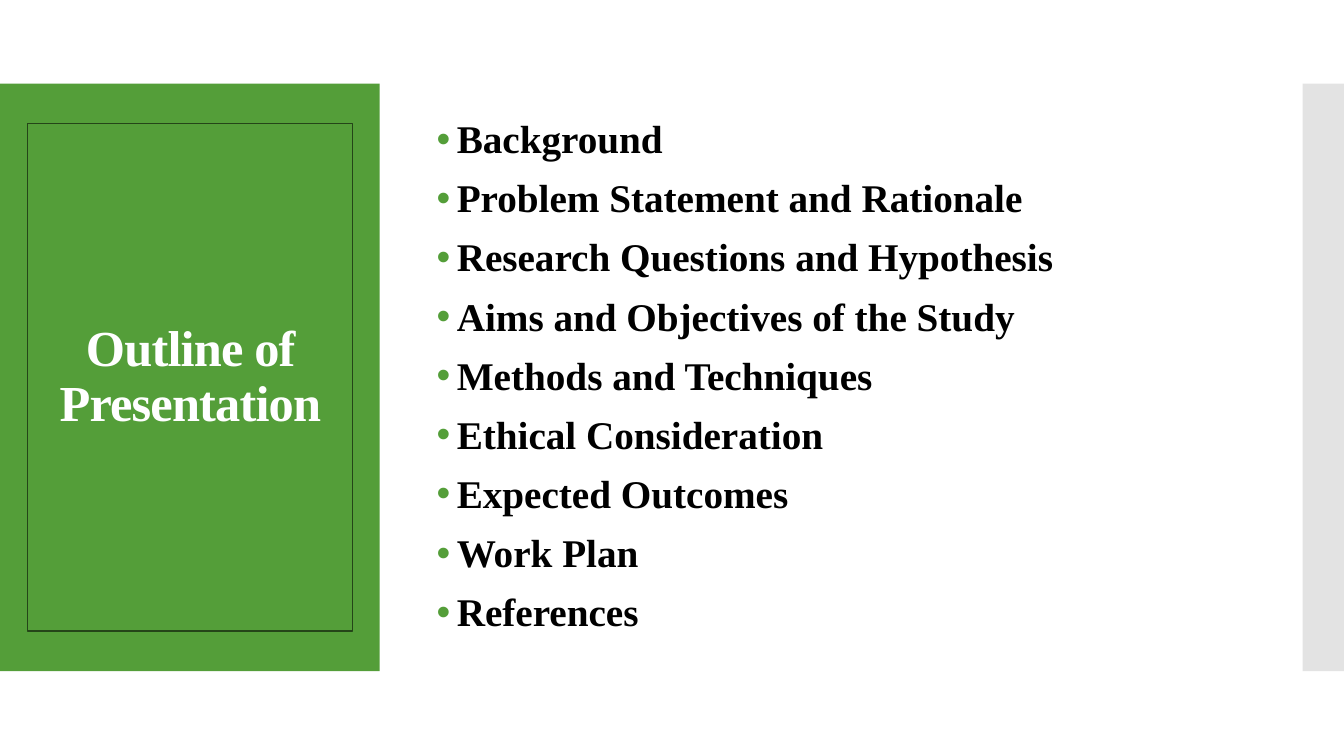
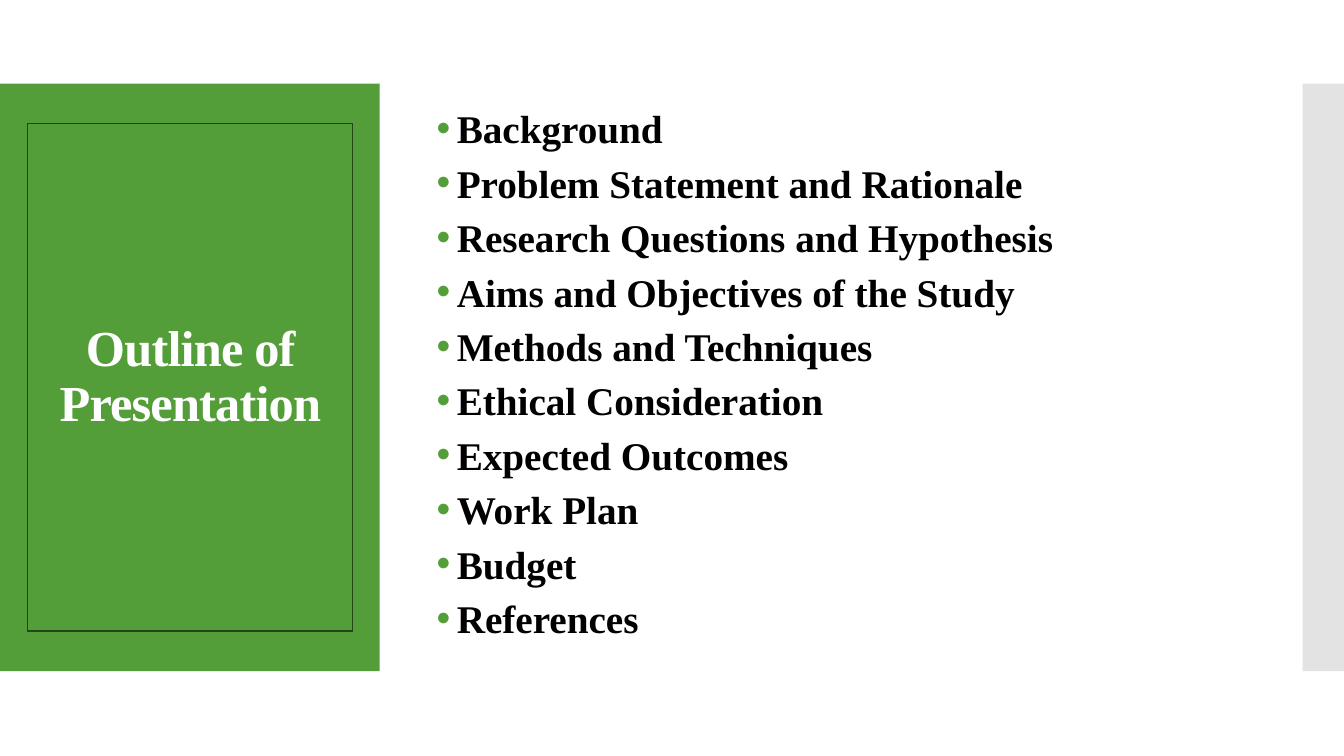
Before and after one commit to nayeemlab/Client-Task, a slide deck: slide 2 of Personal Proposal/Factors Associated with Menstrual Hygiene^J Workplace Sanitation.pptx. Drawn at 1344x756 pixels with LibreOffice and Linux fonts; fonts in the diff are those of the drawing. Boxes give left, top, right and bottom in pixels: in the first picture for what was removed or moved away, otherwise in the second. Text is boxed around its words. In the diff, an @@ line names an element or a change of style, - is before the commit and + after.

```diff
--- a/Personal Proposal/Factors Associated with Menstrual Hygiene^J Workplace Sanitation.pptx
+++ b/Personal Proposal/Factors Associated with Menstrual Hygiene^J Workplace Sanitation.pptx
@@ text at (457, 115, 1053, 634): line spacing 0.9 to 0.8 @@
@@ text at (457, 551, 577, 586): paragraph added @@
+• Budget
```
Also in this commit, not shown: 1 other slide changed, 1 slide added, 4 other files.
